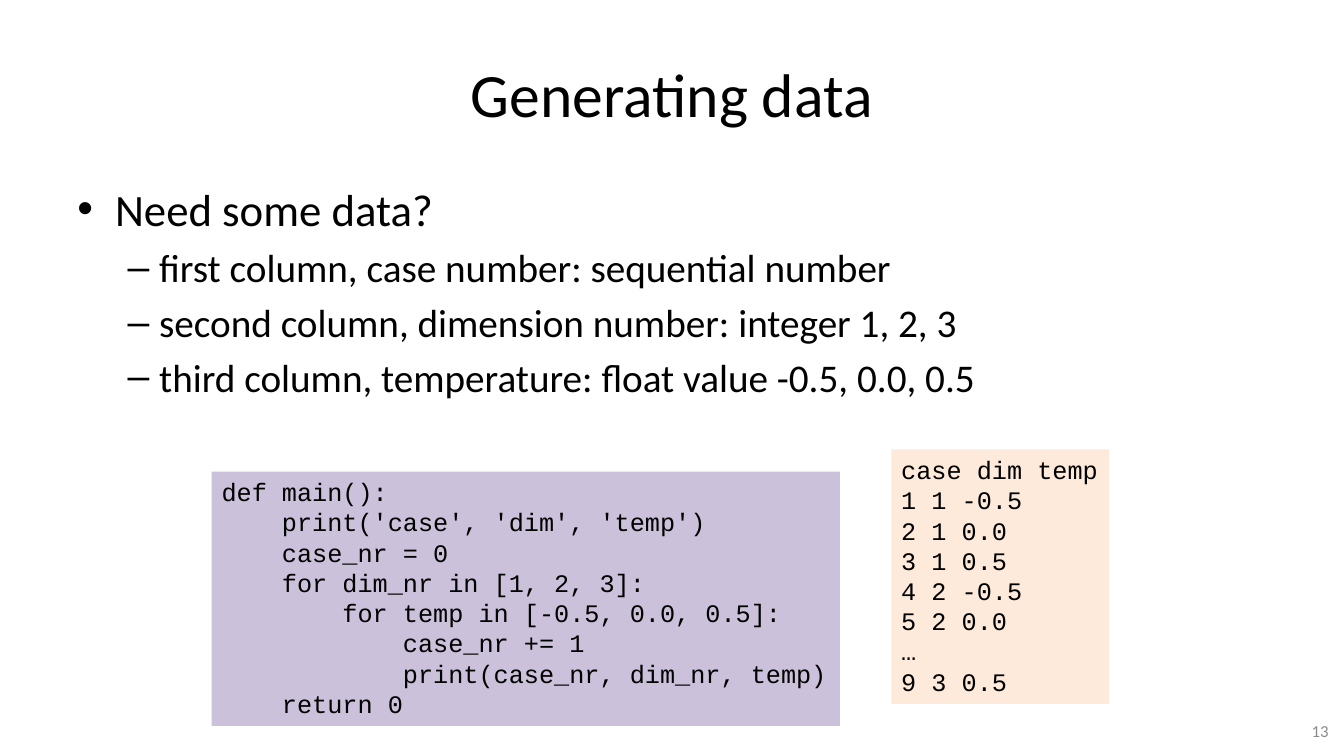
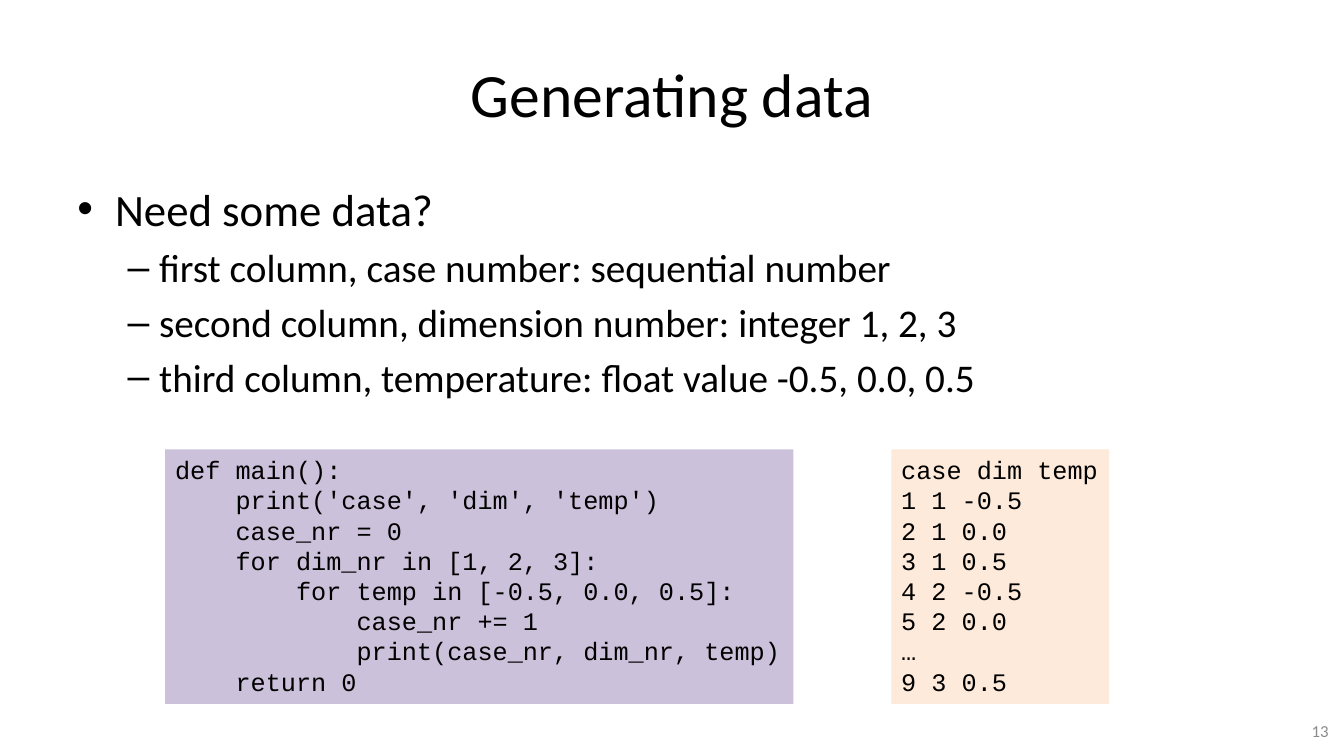
Before and after one commit to gjbex/Python-for-programmers, a slide deck: slide 13 of python_for_programmers.pptx. Drawn at 1344x756 pixels with LibreOffice and Linux fonts; fonts in the diff are those of the drawing. Boxes give left, top, right and bottom in pixels: in the first picture for what was removed or moved away, otherwise in the second. Text is boxed around its words. In the diff, an @@ line names an element or a change of style, - is before the commit and + after.

Commit message:
Fix layout

```diff
--- a/python_for_programmers.pptx
+++ b/python_for_programmers.pptx
@@ rectangle "def main():": place and size @@
-rectangle "def main():" at bbox=[212, 472, 840, 726]
+rectangle "def main():" at bbox=[165, 450, 793, 704]
```
